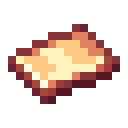
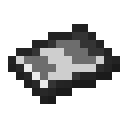
The second 128 × 128 image is a revision of the first. Changes to its layers:
added layer "silicon copie" above "silicon" over [8, 24, 120, 104]
hid "calque 1" over [8, 24, 120, 104]
